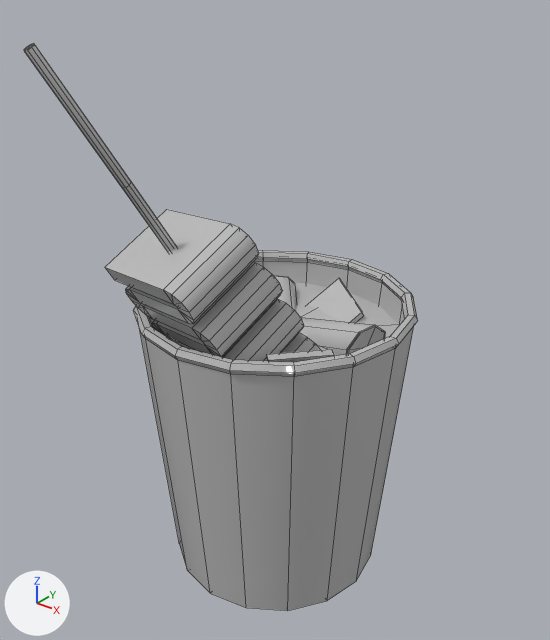
The FBX model Assets/Art_TEST/Models/Kkebi/Tteokbokkaebi.fbx as it was, and as the next commit left it.
Camera for both pictures: a camera (50 mm lens) standing at (0.531, -0.665, 0.757) and looking at (0.017, -0.023, 0.359). The lights are fixed; the arrows at lower left show +X, +Y and +Z. Mesh edges are drawn as thin lines. Where no turn or scale is listed for an object, it has been applied to the vertices.

The scene before the commit, as lines of its bpy script (objects in view):
```python
me_mesh = bpy.data.meshes.new('Mesh')
me_mesh.from_pydata(...)  # 514 vertices, 481 faces; spans x -0.172..0.172, y -0.249..0.172, z 0.0..0.683
me_mesh.materials.append(mat_m_tteokbokki)  # grey #bcbcbc
ob_tteokbokkaebi = bpy.data.objects.new('Tteokbokkaebi', me_mesh)
ob_tteokbokkaebi.location = (0.0, 0.0, 0.0)
```
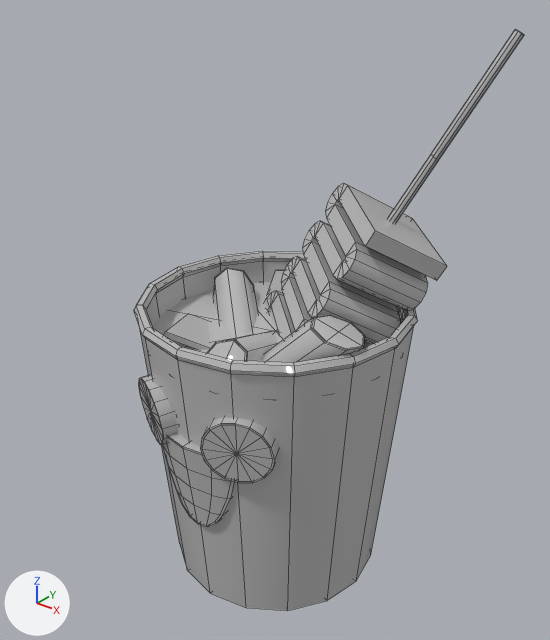
Boxes (x1, y1, x2, y2) around the edits, measured in the pictures (550 x 640 px; the box of a moved part takes in the faces that stretch with it):
'Tteokbokkaebi', reshaped: before (24, 43, 418, 611); after (134, 29, 524, 611)
part 1 of me_mesh, moved or reshaped: before (301, 318, 385, 356); after (213, 267, 258, 337)
part 2 of me_mesh, moved or reshaped: before (274, 276, 297, 310); after (207, 330, 278, 361)
part 3 of me_mesh, moved or reshaped (not visible before): after (262, 315, 365, 363)
part 4 of me_mesh, moved or reshaped: before (308, 278, 364, 323); after (164, 314, 212, 350)
part 5 of me_mesh, moved or reshaped: before (267, 349, 334, 362); after (267, 270, 285, 296)
part 6 of me_mesh, moved or reshaped: before (105, 209, 320, 361); after (264, 183, 447, 344)
part 7 of me_mesh, moved or reshaped: before (24, 43, 176, 252); after (388, 29, 524, 222)
part 8 of me_mesh, rebuilt: before (149, 260, 405, 325); after (147, 260, 404, 328)
part 9 of me_mesh, added: after (163, 433, 236, 527)
part 10 of me_mesh, added: after (138, 375, 177, 445)
part 11 of me_mesh, added: after (200, 417, 278, 483)
part 12 of me_mesh, moved or reshaped: before (133, 250, 418, 583); after (134, 251, 418, 583)

The edits, one by one:
Material 'M_Tteokbokkaebi_body' (mat_m_tteokbokkaebi_body) is new.
Its base color is (0.5, 0.5, 0.5) (grey #bcbcbc).
Its roughness is 0.0.
me_mesh is used by ob_tteokbokkaebi; location (0.0, 0.0, 0.0).
me_mesh had 514 vertices, 481 faces and spanned x -0.172..0.172, y -0.249..0.172, z 0.0..0.683.
me_mesh now has 669 vertices, 625 faces and spans x -0.172..0.201, y -0.172..0.178, z 0.0..0.682.
me_mesh part 1: the loose piece of 33 vertices spanning x -0.054..0.134, y -0.011..0.081, z 0.256..0.37 is turned 150 degrees about the z axis through the mesh origin, in mat_m_tteokbokkaebi_body (grey #bcbcbc).
me_mesh part 2: the loose piece of 33 vertices spanning x -0.104..0.059, y -0.058..0.12, z 0.263..0.363 is turned 150 degrees about the z axis through the mesh origin, in mat_m_tteokbokkaebi_body (grey #bcbcbc).
me_mesh part 3: the loose piece of 33 vertices spanning x -0.167..-0.005, y -0.047..0.083, z 0.256..0.4 is turned 150 degrees about the z axis through the mesh origin, in mat_m_tteokbokkaebi_body (grey #bcbcbc).
me_mesh part 4: the loose piece of 8 vertices spanning x -0.021..0.067, y 0.027..0.143, z 0.301..0.356 is turned 150 degrees about the z axis through the mesh origin, in mat_m_tteokbokkaebi_body (grey #bcbcbc).
me_mesh part 5: the loose piece of 8 vertices spanning x 0.055..0.121, y -0.115..-0.007, z 0.288..0.37 is turned 150 degrees about the z axis through the mesh origin, in mat_m_tteokbokkaebi_body (grey #bcbcbc).
me_mesh part 6: the loose piece of 148 vertices spanning x -0.116..0.084, y -0.19..0.018, z 0.252..0.501 is turned 150 degrees about the z axis through the mesh origin, in mat_m_tteokbokkaebi_body (grey #bcbcbc).
me_mesh part 7: the loose piece of 41 vertices spanning x -0.091..0.023, y -0.249..-0.012, z 0.243..0.683 is turned 150 degrees about the z axis through the mesh origin, in mat_m_tteokbokkaebi_body (grey #bcbcbc).
me_mesh part 8: the loose piece of 32 vertices spanning x -0.161..0.161, y -0.161..0.161, z 0.294..0.368 is rebuilt with 32 vertices and now spans x -0.16..0.16, y -0.16..0.16, z 0.293..0.367, in mat_m_tteokbokkaebi_body (grey #bcbcbc).
me_mesh part 9: a new loose piece of 57 vertices spanning x -0.064..0.064, y -0.17..-0.133, z 0.125..0.25, in mat_m_tteokbokki (grey #bcbcbc).
me_mesh part 10: a new loose piece of 49 vertices spanning x -0.107..-0.021, y -0.172..-0.118, z 0.219..0.305, in mat_m_tteokbokki (grey #bcbcbc).
me_mesh part 11: a new loose piece of 49 vertices spanning x 0.021..0.107, y -0.172..-0.118, z 0.219..0.305, in mat_m_tteokbokki (grey #bcbcbc).
Part 12, on me_mesh:
88 vertices are removed from x -0.172..0.172, y -0.172..0.172, z 0.33..0.374.
120 faces are deleted.
88 vertices are added at x -0.172..0.172, y -0.172..0.172, z 0.33..0.374.
120 new faces join them, mat_m_tteokbokkaebi_body (grey #bcbcbc).
me_mesh now uses material mat_m_tteokbokkaebi_body (grey #bcbcbc).
